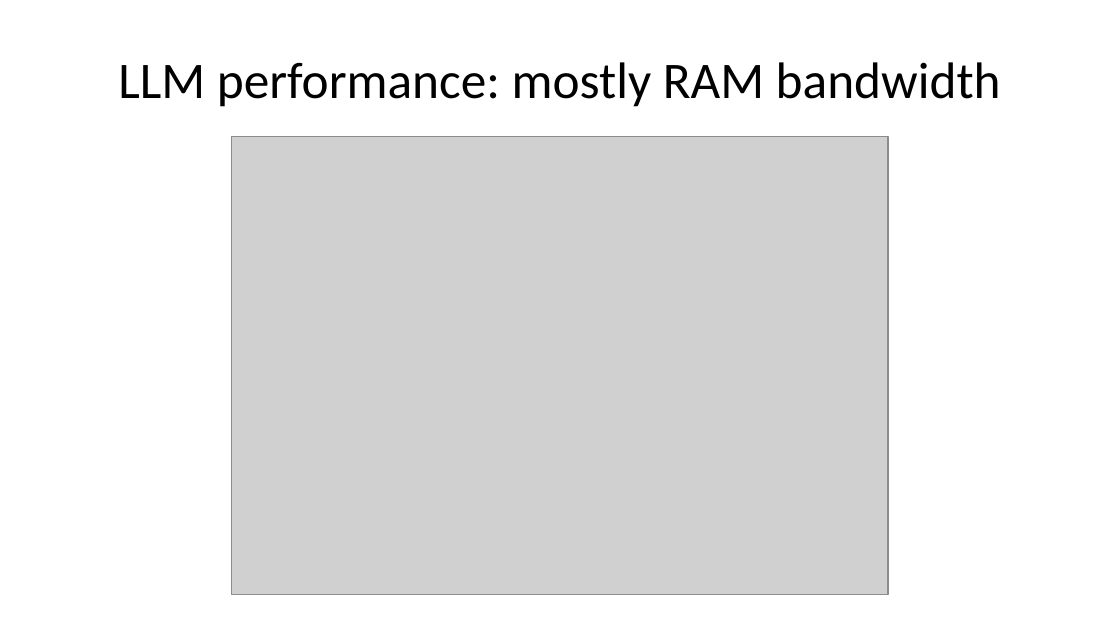
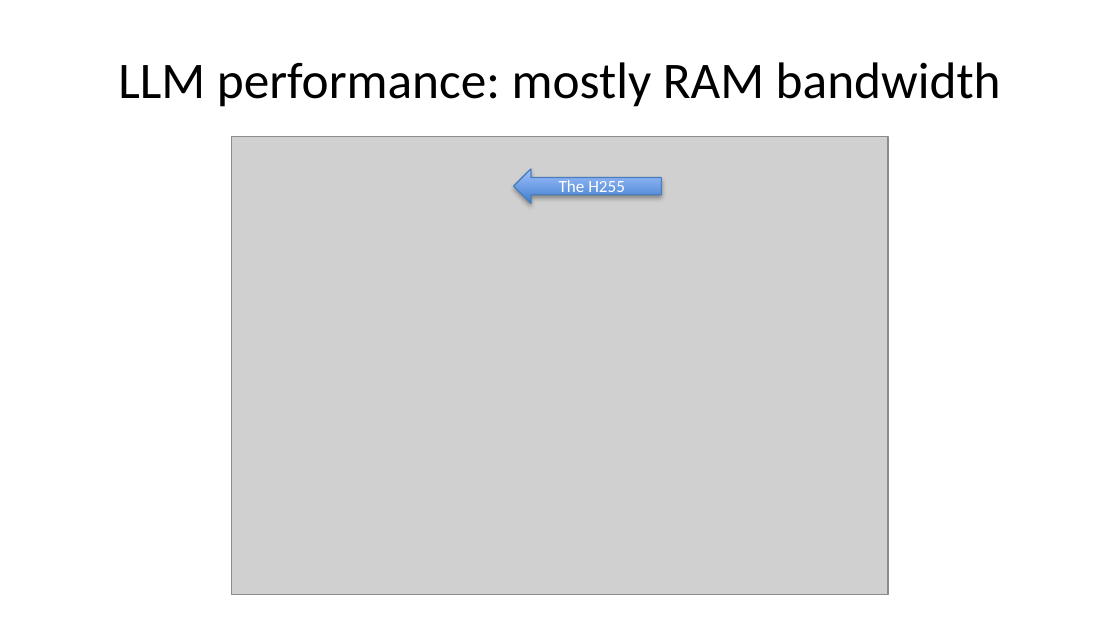
Before and after one commit to ivoras/harlequin, a slide deck: slide 7 of docs/croai2026/slides-pptx.pptx. Drawn at 1120x630 pixels with LibreOffice and Linux fonts; fonts in the diff are those of the drawing; grey boxes stand for pictures. Boxes give left, top, right and bottom in pixels: in the first picture for what was removed or moved away, otherwise in the second. Text is boxed around its words. In the diff, an @@ line names an element or a change of style, - is before the commit and + after.

```diff
--- a/docs/croai2026/slides-pptx.pptx
+++ b/docs/croai2026/slides-pptx.pptx
@@ right arrow added at bbox=[514, 169, 662, 204], fill gradient #3F80CE to #A4C4FF, outline #4B7EBC 0.75 pt, 11 pt, text #FFFFFF @@
+The H255
```
Also in this commit, not shown: 1 other slide changed, 1 slide removed.
